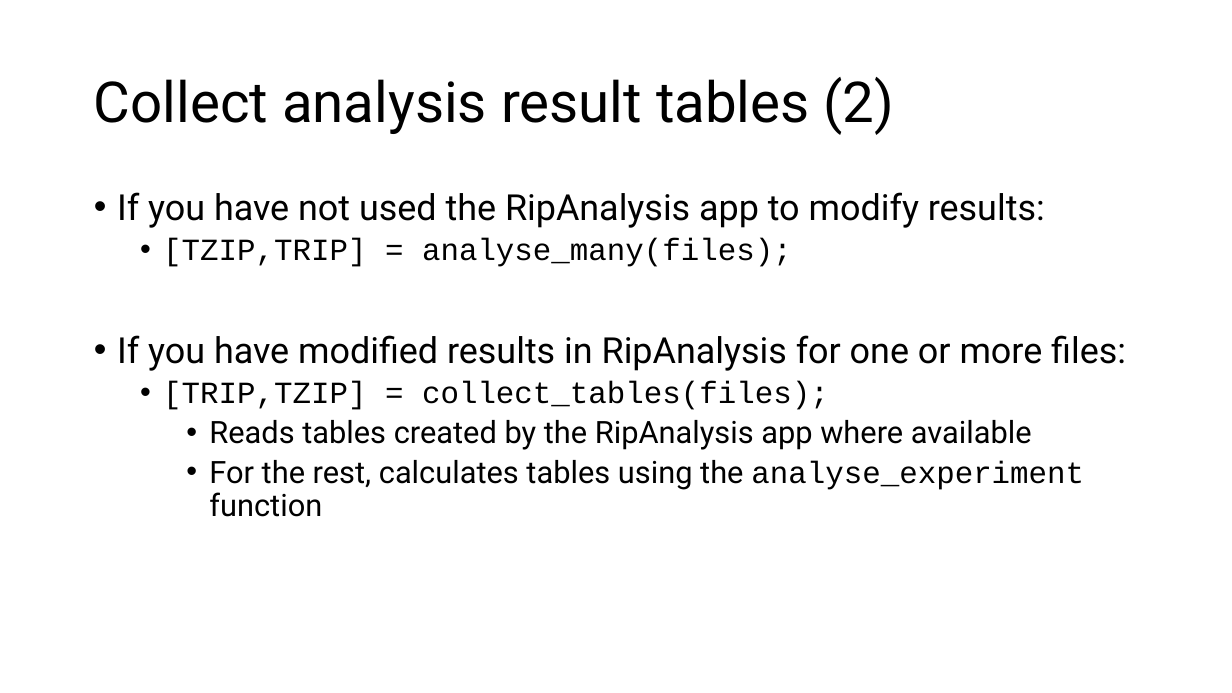
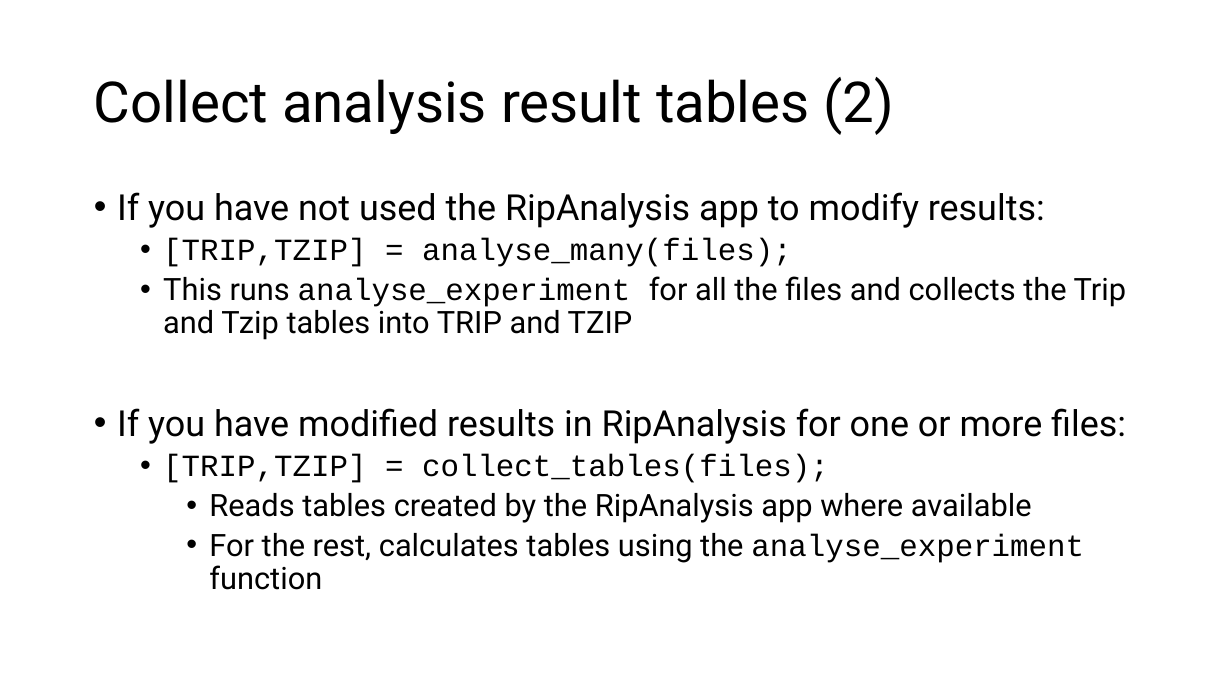
Before and after one commit to are-mj/OpticalTweezers, a slide deck: slide 20 of Summer school 2024/Fitting models to experiment.pptx (slide 18 before the commit). Drawn at 1232x693 pixels with LibreOffice and Linux fonts; fonts in the diff are those of the drawing. Boxes give left, top, right and bottom in pixels: in the first picture for what was removed or moved away, otherwise in the second. Text is boxed around its words. In the diff, an @@ line names an element or a change of style, - is before the commit and + after.

```diff
--- a/Summer school 2024/Fitting models to experiment.pptx
+++ b/Summer school 2024/Fitting models to experiment.pptx
@@ text at [163,238,1126,340]: text changed; font Courier New to Roboto @@
-  • [TZIP,TRIP] = analyse_many(files);
+  • [TRIP,TZIP] = analyse_many(files);
+  • This runs analyse_experiment for all the files and collects the Trip and Tzip tables into TRIP and TZIP
```
Also in this commit, not shown: 5 other slides changed, 2 slides added, 2 other files.
